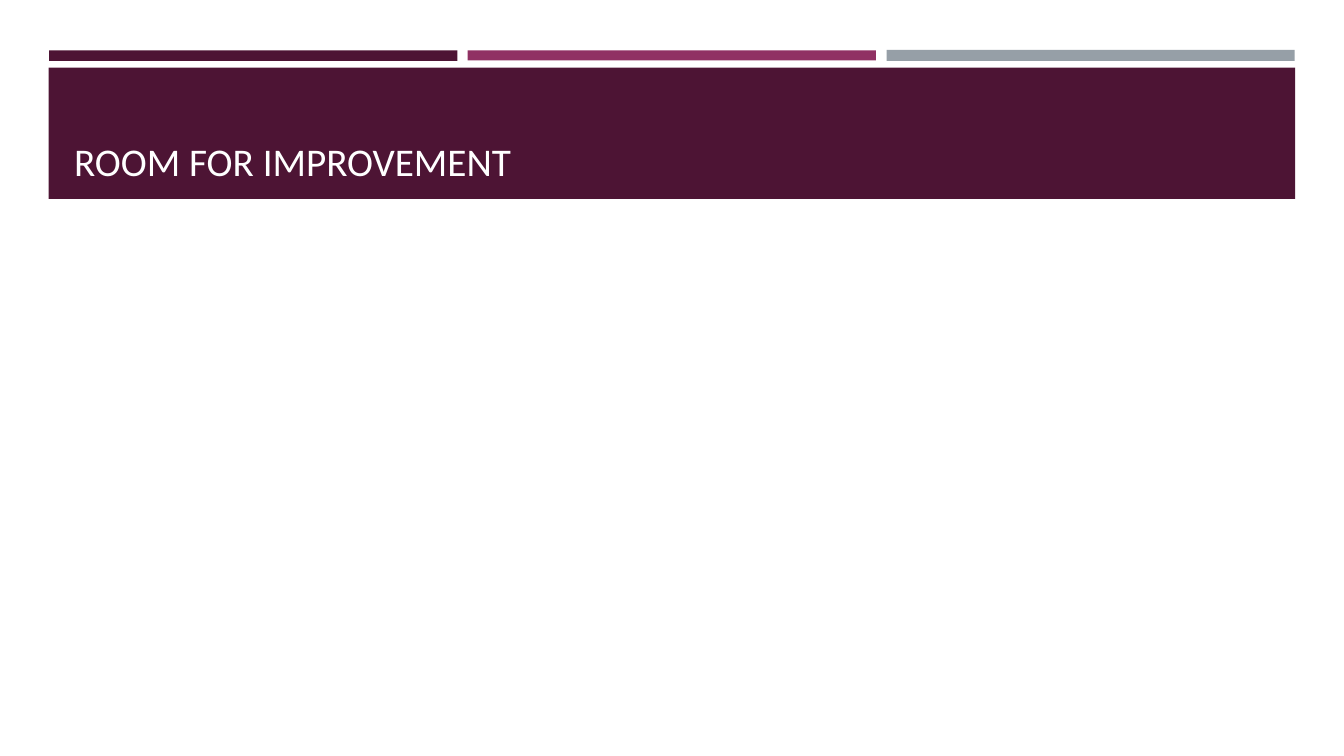
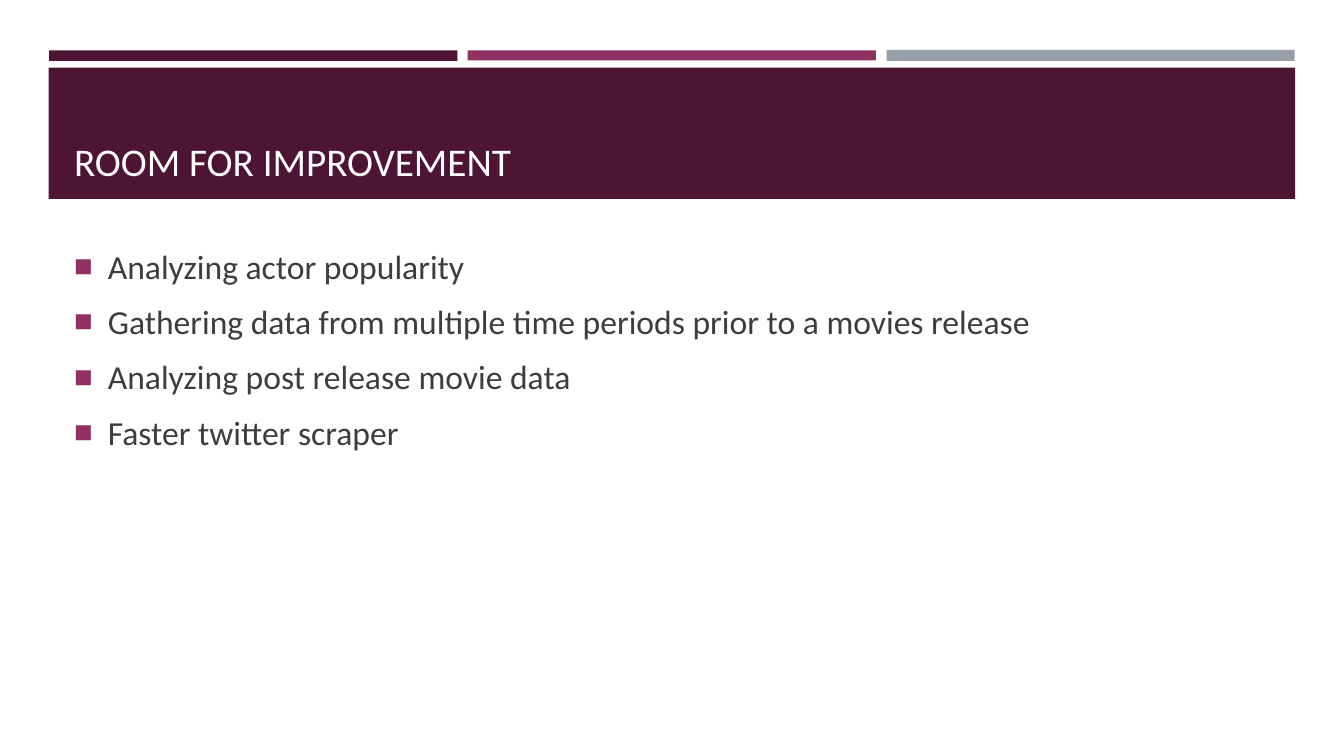
Before and after one commit to biletnam/CS491-BoxOffice, a slide deck: slide 10 of Final Presentation.pptx. Drawn at 1344x756 pixels with LibreOffice and Linux fonts; fonts in the diff are those of the drawing. Boxes give left, top, right and bottom in pixels: in the first picture for what was removed or moved away, otherwise in the second. Text is boxed around its words. In the diff, an @@ line names an element or a change of style, - is before the commit and + after.

```diff
--- a/Final Presentation.pptx
+++ b/Final Presentation.pptx
@@ text added at box(108, 255, 1029, 451), 24 pt, text #3D3D3D @@
+■ Analyzing actor popularity
+■ Gathering data from multiple time periods prior to a movies release
+■ Analyzing post release movie data
+■ Faster twitter scraper
```
Also in this commit, not shown: 4 other slides changed, 1 slide added, 1 slide removed, 3 other files.
